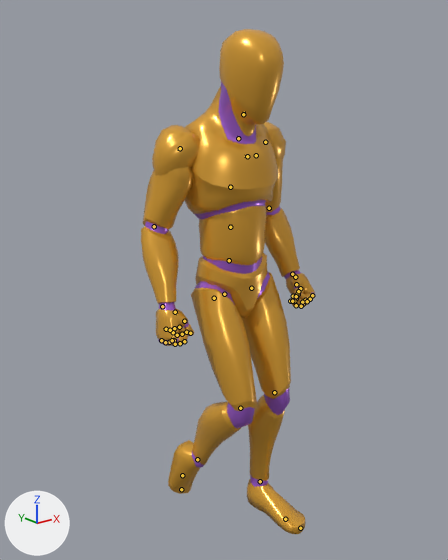
Renders of the glTF model apps/web/public/models/anim-library.glb from each side of a commit.
One viewpoint serves both versions: a 50 mm lens placed at (-1.33, -1.652, 1.633), pointed at (0.001, 0.012, 0.967). Lighting does not change. The marker at lower left points along +X, +Y and +Z. The picture after the commit comes second. Both versions are drawn at frame 9 of the action 'Rig|Walk_Back_Loop'; the numbers are the values there. The bones that change, and the others that lie on the model, are drawn over the model as lines.

Objects in the first picture: 'Mannequin'.
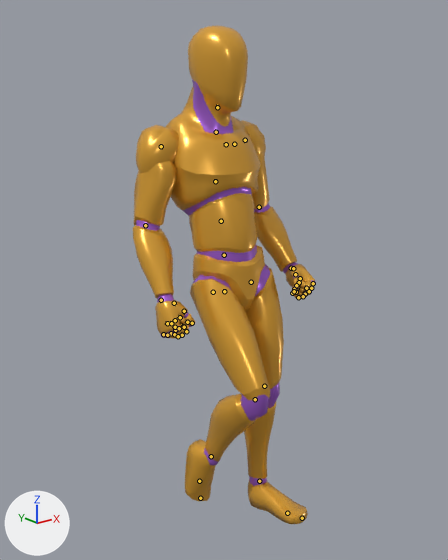
The edits, one by one:
Bone 'pelvis' (bone_pelvis) moves from (0.00035, -0.0002, 5e-05) to (0.00035, -0.0001, 3e-05).
Bone 'pelvis' (bone_pelvis) turns from (-3, 0, 0) to (-15, 0, 0) degrees about its own x, y and z.
Bone 'thigh_l' (bone_thigh_l) turns from (-18, 0, 1) to (2, 0, 1) degrees about its own x, y and z.
Bone 'calf_l' (bone_calf_l) turns from (25, 0, 0) to (11, 0, 0) degrees about its own x, y and z.
Bone 'foot_l' (bone_foot_l) turns from (-6, 0, 0) to (-11, 0, 0) degrees about its own x, y and z.
Bone 'thigh_r' (bone_thigh_r) turns from (-20, 1, 0) to (-22, 2, 0) degrees about its own x, y and z.
Bone 'calf_r' (bone_calf_r) turns from (56, -2, 0) to (67, -2, 0) degrees about its own x, y and z.
Bone 'foot_r' (bone_foot_r) turns from (66, 1, -1) to (56, 1, -1) degrees about its own x, y and z.

Where the change shows, as pixel boxes (x1, y1, x2, y2) in the pictures (448 x 560 px):
'Mannequin', posed
    before: (141, 29, 315, 534)
    after: (133, 26, 316, 524)
bone 'pelvis', root to tip
    before: (224, 294) to (224, 292)
    after: (224, 291) to (224, 289)
bone 'thigh_l', root to tip
    before: (251, 288) to (252, 289)
    after: (251, 282) to (251, 283)
bone 'calf_l', root to tip
    before: (274, 392) to (274, 393)
    after: (264, 386) to (264, 387)
bone 'foot_l', root to tip
    before: (260, 481) to (261, 482)
    after: (259, 481) to (260, 481)
bone 'thigh_r', root to tip
    before: (214, 298) to (214, 299)
    after: (213, 292) to (213, 293)
bone 'calf_r', root to tip
    before: (240, 408) to (240, 408)
    after: (255, 399) to (254, 400)
bone 'foot_r', root to tip
    before: (197, 459) to (197, 459)
    after: (211, 456) to (210, 457)
